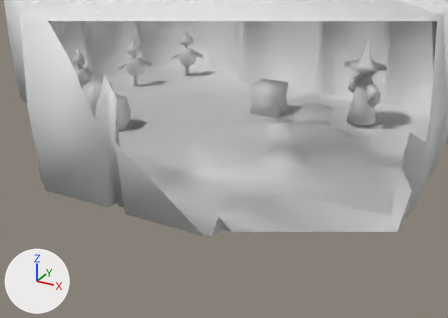
One commit to the Blender file assets/worlds/playerhome_basement.blend: the scene before it, then after it.
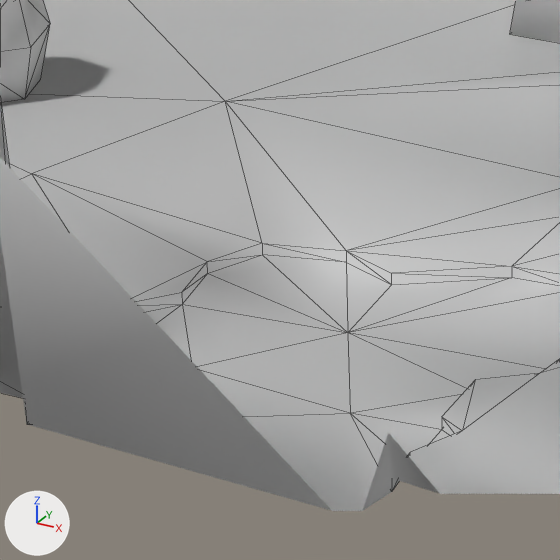
Old and new are each drawn from a camera (50 mm lens) standing at (11.43, -12.15, 7.21) and looking at (4.76, -0.02, 1.14) and again close up on the part from 26% to 59% of the width and 33% to 78% of the height. The axes (+X, +Y, +Z) are drawn at lower left. The lights are the same throughout. The close-ups show mesh edges as thin lines. Everything nearer to the camera than a plane just in front of the edit is cut away.

The scene before the commit, as lines of its bpy script (objects in view):
```python
me_barrel_mesh = bpy.data.meshes.new('barrel_mesh')
me_barrel_mesh.from_pydata(...)  # 18 vertices, 28 faces; spans x -0.518..0.518, y -0.598..0.598, z -0.484..0.484
me_barrel_mesh.polygons.foreach_set('use_smooth', [True] * 28)
me_barrel_mesh.materials.append(mat_materials_objects_barrel)
me_basement_mesh = bpy.data.meshes.new('basement_mesh')
me_basement_mesh.from_pydata(...)  # 332 vertices, 660 faces; spans x -6.2..9.2, y -5.1..11.5, z -0.1..4.4
# faces by material slot: [59, 90, 139, 307, 65]
me_basement_mesh.materials.append(mat_materials_buildings_wall_inside)
me_basement_mesh.materials.append(mat_materials_buildings_wallsupport)
me_basement_mesh.materials.append(mat_materials_buildings_woodwall)
me_basement_mesh.materials.append(mat_materials_buildings_stoneslabs)
me_basement_mesh.materials.append(mat_materials_buildings_floorboard)
me_crate_wood_mesh = bpy.data.meshes.new('crate_wood_mesh')
me_crate_wood_mesh.from_pydata(...)  # 12 vertices, 10 faces; spans x -0.5..0.5, y -0.5..0.5, z -0.5..0.5
me_crate_wood_mesh.polygons.foreach_set('use_smooth', [True] * 10)
me_crate_wood_mesh.materials.append(mat_materials_objects_crate)
ob_barrel_001 = bpy.data.objects.new('barrel.001', me_barrel_mesh)
ob_barrel_001.location = (-0.894, 2.816, 0.484)
ob_barrel_001.rotation_euler = (0.0, 0.0, -1.725)  # degrees (0, 0, -99)
ob_basement = bpy.data.objects.new('basement', me_basement_mesh)
ob_basement.location = (0.0, 0.0, 0.0)
ob_crate_wood = bpy.data.objects.new('crate_wood', me_crate_wood_mesh)
ob_crate_wood.location = (2.889, 6.638, 0.5)
```
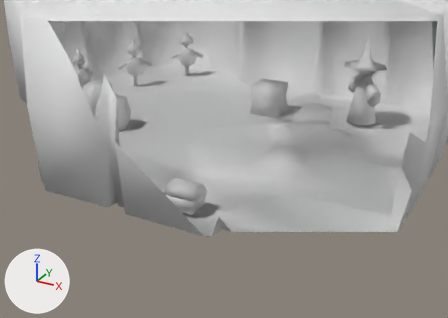
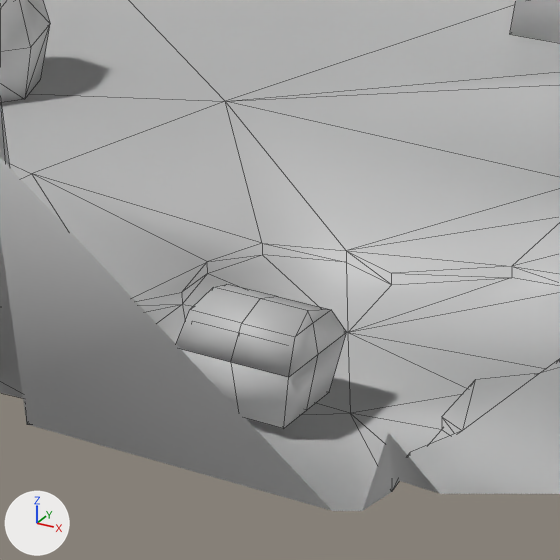
Commit message: Work on the treasure chest

Edits to the bpy script that builds the scene:
```text
Add mat_materials_objects_treasurechest:
    mat_materials_objects_treasurechest = bpy.data.materials.new('materials/objects/treasurechest')
Add me_treasurechest:
    me_treasurechest.from_pydata(...)  # 78 vertices, 80 faces; spans x -0.415..0.415, y -0.35..0.35, z 0.0..0.697
    me_treasurechest.polygons.foreach_set('use_smooth', [True] * 80)
    me_treasurechest.materials.append(mat_materials_objects_treasurechest)
Add ob_treasurechest:
    ob_treasurechest = bpy.data.objects.new('TreasureChest', me_treasurechest)
    ob_treasurechest.location = (4.113, -0.774, 0.0)
    ob_treasurechest.rotation_euler = (0.0, 0.0, -3.142)  # degrees (0, 0, -180)
```

Location of each change, (x1, y1, x2, y2) in pixels of the close-ups (560 x 560 px):
'TreasureChest', added
    after: (176, 284, 347, 429)
